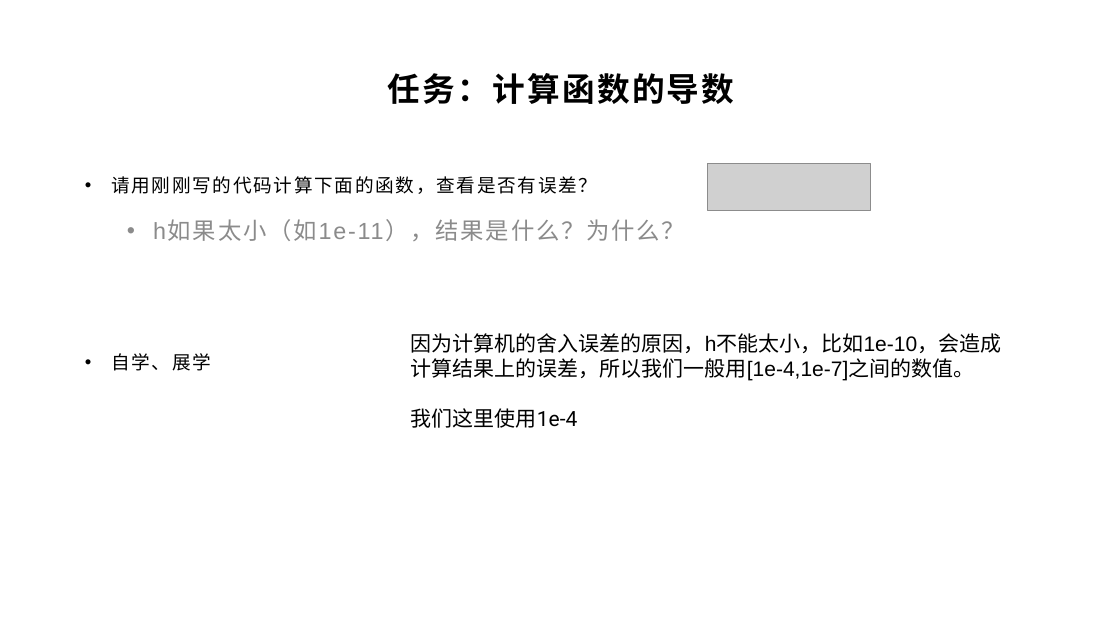
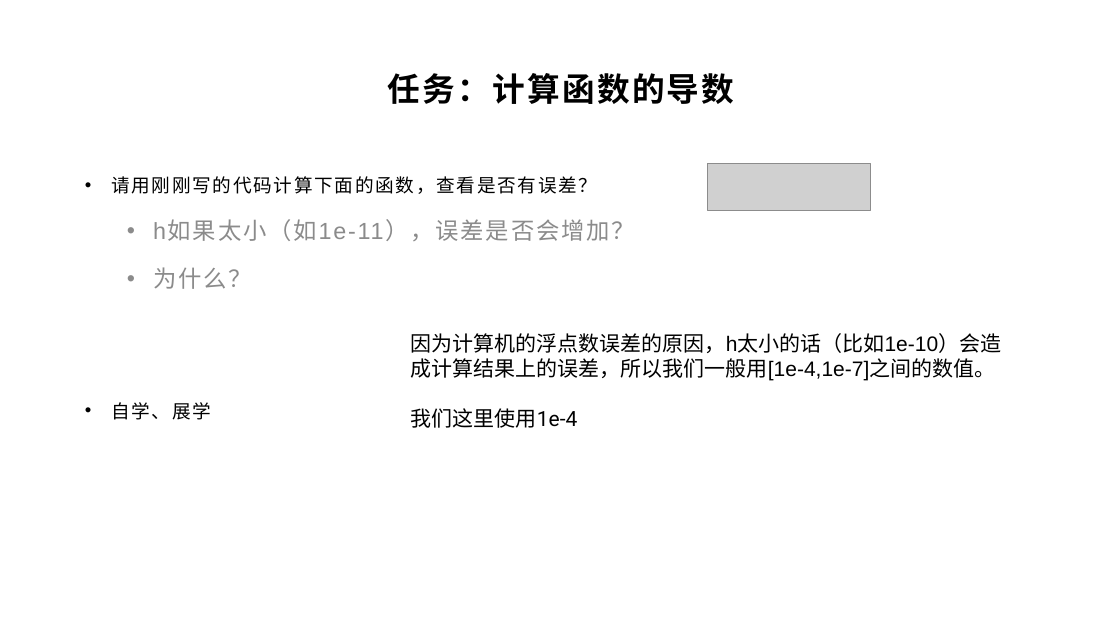
Before and after one commit to yyc-git/DeepLearningEdu, a slide deck: slide 9 of lessons/4_gradient_check/ppt/全连接层的梯度检查.pptx. Drawn at 1120x630 pixels with LibreOffice and Linux fonts; fonts in the diff are those of the drawing; grey boxes stand for pictures; background and template pictures are left out. Boxes give left, top, right and bottom in pixels: in the first picture for what was removed or moved away, otherwise in the second. Text is boxed around its words. In the diff, an @@ line names an element or a change of style, - is before the commit and + after.

```diff
--- a/lessons/4_gradient_check/ppt/全连接层的梯度检查.pptx
+++ b/lessons/4_gradient_check/ppt/全连接层的梯度检查.pptx
@@ text at [153,220,635,289]: text changed @@
-  • h如果太小（如1e-11），结果是什么？为什么？
+  • h如果太小（如1e-11），误差是否会增加？
+  • 为什么？
@@ text at [411,333,1001,381]: text changed @@
-因为计算机的舍入误差的原因，h不能太小，比如1e-10，会造成计算结果上的误差，所以我们一般用[1e-4,1e-7]之间的数值。
+因为计算机的浮点数误差的原因，h太小的话（比如1e-10）会造成计算结果上的误差，所以我们一般用[1e-4,1e-7]之间的数值。
```
Also in this commit, not shown: 5 other slides changed, 2 other files.
